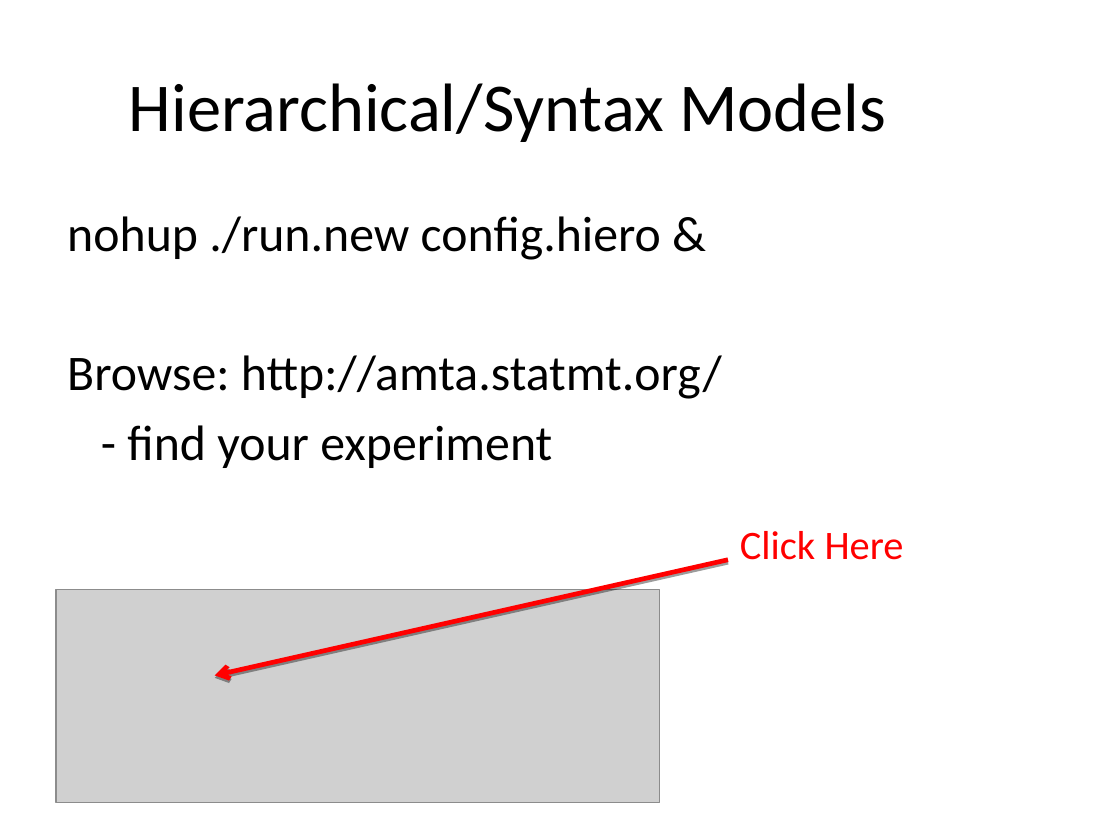
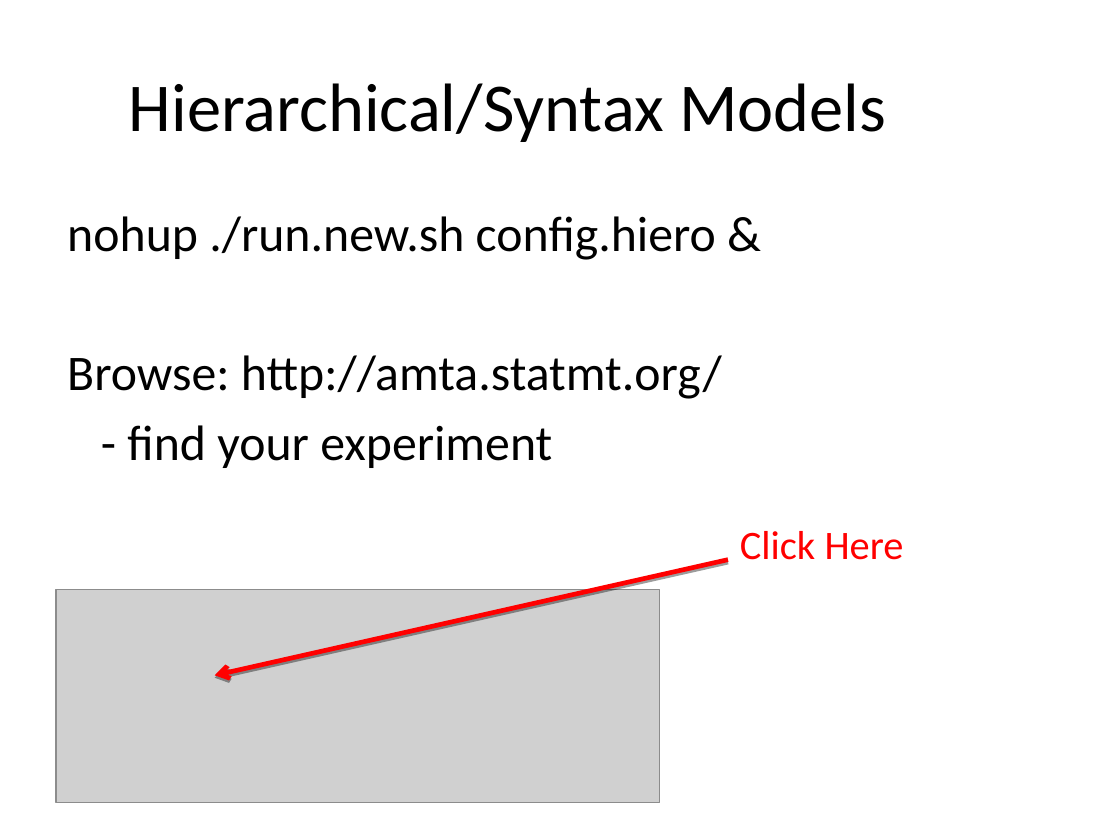
Before and after one commit to hieuhoang/papers, a slide deck: slide 7 of jnu.2014/hands-on.odp. Drawn at 1120x840 pixels with LibreOffice and Linux fonts; fonts in the diff are those of the drawing; grey boxes stand for pictures; background and template pictures are left out. Boxes give left, top, right and bottom in pixels: in the first picture for what was removed or moved away, otherwise in the second. Text is boxed around its words. In the diff, an @@ line names an element or a change of style, - is before the commit and + after.

```diff
--- a/jnu.2014/hands-on.odp
+++ b/jnu.2014/hands-on.odp
@@ text at box(67, 216, 716, 260): text changed @@
-nohup ./run.new config.hiero &
+nohup ./run.new.sh config.hiero &
```
